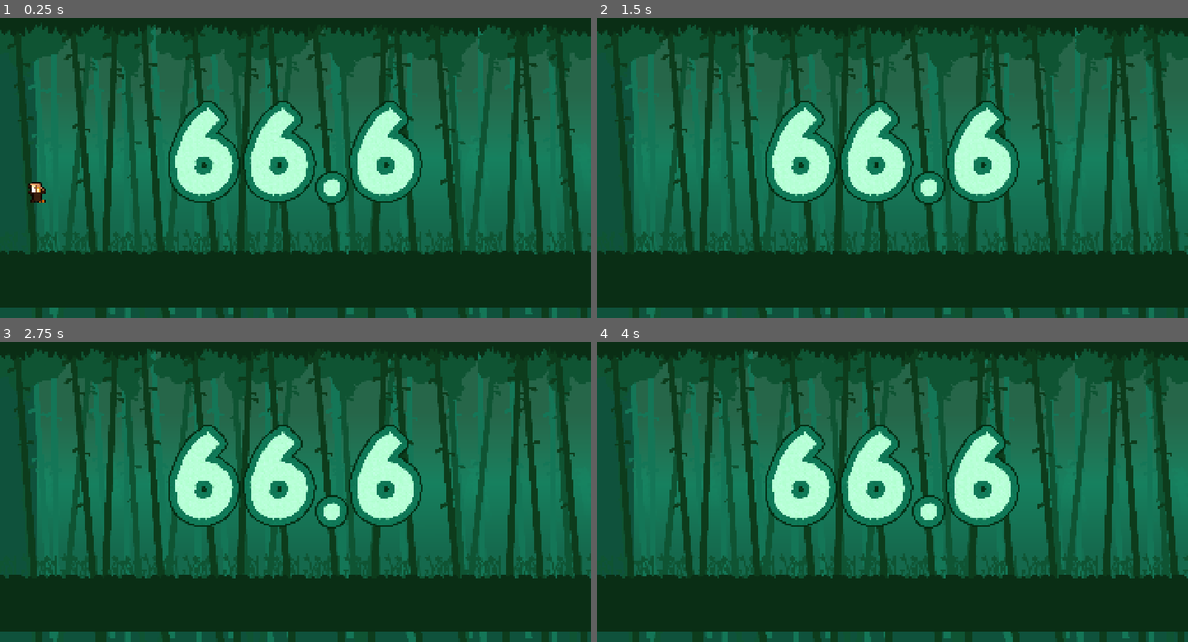
Above: before the commit, frames 1-4 (two rows, left to right).
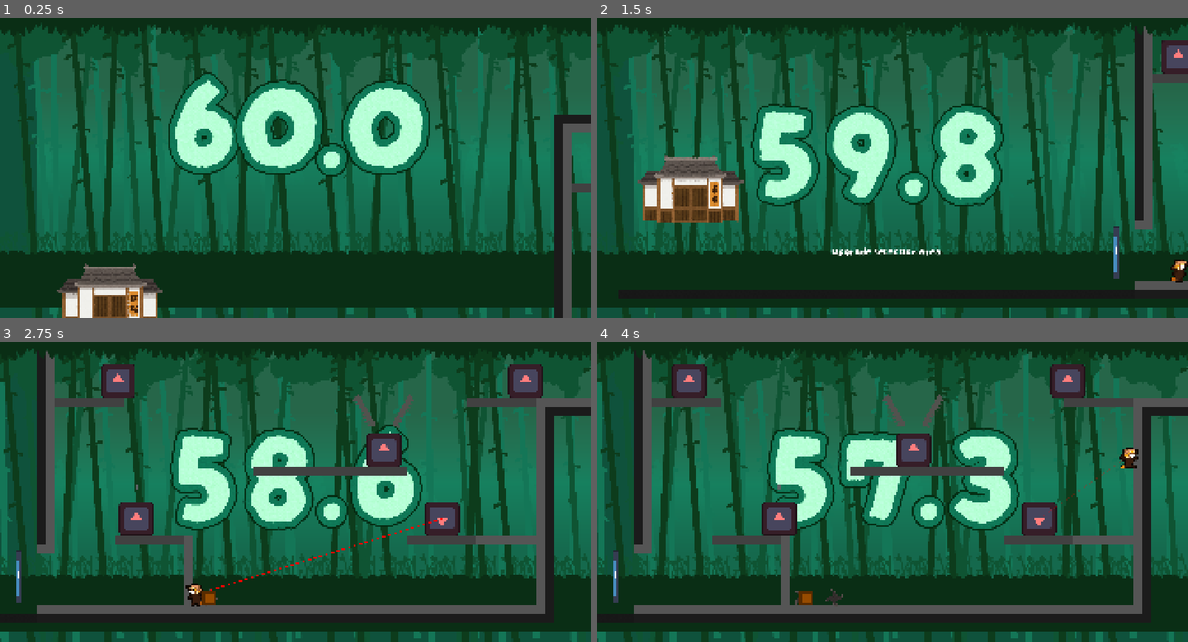
Above: after the commit, the same moments.

Repository: Tyrannicodin/GMTK-jam-2026
Game: Godot game, scene res://game/game.tscn
Same seed, same stepped clock (60 frames per second), same inputs: the game is played once before the commit and once after it. This scene is started directly instead of the project's main scene. The engine's default icon, where the game draws it, is replaced by a stand-in: a white triangle on a blue panel in a dark square.
Inputs (mouse positions are in pixels of both pictures, inside the frame that each line leads up to):
- Up to frame 1 (0.25 s): no input
- Up to frame 2 (1.5 s): move the mouse to (1022, 135) at 0.52 s; hold D (right) from 0.53 s (still down); tap C (dash) at 0.6 s; click (1022, 135) at 0.67 s; tap Space (jump) at 0.77 s; move the mouse to (774, 168) at 1.27 s; tap E (interact) at 1.35 s
- Up to frame 3 (2.75 s): tap Space (jump) at 1.52 s; move the mouse to (354, 402) at 2.02 s; release D (right) at 2.03 s; hold A (left) from 2.03 s (still down); tap Shift (special) at 2.1 s
- Up to frame 4 (4 s): move the mouse to (862, 543) at 2.77 s; release A (left) at 2.78 s; hold D (right) from 2.78 s (still down); tap C (dash) at 2.85 s; click (862, 543) at 2.92 s; tap Space (jump) at 3.02, 3.77 s; move the mouse to (1069, 525) at 3.52 s; tap E (interact) at 3.6 s

The runs differ from the first frame. In frame 1, 14% of the frame differs, in the area x 4-100%, y 17-100%; in frame 2, 35%; in frame 3, 37%; in frame 4, 39%, in the area x 0-100%, y 2-100%.
Error before the commit: Parse Error: Could not preload resource file "res://resources/rooms/first_room.tres". (res://game/game.gd:5)

Commit message:
fix everything

Diff:
--- a/resources/rooms/scenes/first_room.tscn
+++ b/resources/rooms/scenes/first_room.tscn
@@ -1,12 +1,21 @@
-[gd_scene format=3 uid="uid://bnfwloa1o1cfi"]
+[gd_scene format=4 uid="uid://bnfwloa1o1cfi"]
 
 [ext_resource type="Script" uid="uid://db5oj88umoqqg" path="res://resources/rooms/scenes/room.gd" id="1_mjqvx"]
+[ext_resource type="Texture2D" uid="uid://c2em72bc0dcc5" path="res://assets/rooms/parallax/ray_1.png" id="2_27pvr"]
 [ext_resource type="Shader" uid="uid://c6ysc441ibawa" path="res://shaders/paper_tiles.gdshader" id="2_mjqvx"]
+[ext_resource type="Texture2D" uid="uid://dyidcuvtcp3ks" path="res://assets/rooms/parallax/ray_2.png" id="3_27pvr"]
 [ext_resource type="Texture2D" uid="uid://b3h3vpdodqiso" path="res://assets/panda/irasu_paper.png" id="3_l3e3y"]
+[ext_resource type="Texture2D" uid="uid://dl7uo8mx06ir2" path="res://assets/rooms/parallax/bamboo_4.png" id="3_ta4ph"]
 [ext_resource type="TileSet" uid="uid://5bm0cxhfjd1" path="res://game/room_objects/room.tres" id="4_l3e3y"]
 [ext_resource type="PackedScene" uid="uid://bmmuknymvntxs" path="res://game/room_objects/border_door/border_door.tscn" id="4_mjqvx"]
+[ext_resource type="Texture2D" uid="uid://b5sphhgosysjc" path="res://assets/rooms/parallax/bamboo_5.png" id="5_1k8tw"]
 [ext_resource type="Texture2D" uid="uid://dh72q7418qyl0" path="res://assets/rooms/objects/building_doujou.png" id="6_16p70"]
+[ext_resource type="Texture2D" uid="uid://btkp501u4chmw" path="res://assets/rooms/parallax/bush.png" id="6_yf7oq"]
 [ext_resource type="FontFile" uid="uid://denhgdpgfquxd" path="res://assets/fonts/DarumadropOne-Regular.ttf" id="7_blyeq"]
+[ext_resource type="Texture2D" uid="uid://fcovptyfup6f" path="res://assets/rooms/parallax/bamboo_1.png" id="7_r8ytd"]
+[ext_resource type="Texture2D" uid="uid://b1ri6xxbfdwsu" path="res://assets/rooms/parallax/bamboo_2.png" id="8_smklu"]
+[ext_resource type="Texture2D" uid="uid://cgs18tp1docwg" path="res://assets/rooms/parallax/bamboo_3.png" id="9_mjpbl"]
+[ext_resource type="Texture2D" uid="uid://dsk3gpbyfj2ih" path="res://assets/rooms/parallax/bush_foreground.png" id="10_2gob5"]
 
 [sub_resource type="ShaderMaterial" id="ShaderMaterial_12vg5"]
 shader = ExtResource("2_mjqvx")
@@ -28,7 +37,6 @@
 offset_bottom = 2743.4434
 rotation = -1.5707964
 scale = Vector2(1, 1.1599997)
-texture = SubResource("GradientTexture1D_km8ha")
 
 [node name="BambooParallax6" type="Parallax2D" parent="." unique_id=780382247]
 visible = false
@@ -45,7 +53,7 @@
 offset_bottom = 1026.0
 rotation = -0.011017799
 scale = Vector2(0.9201523, 0.9201523)
-texture = ExtResource("4_yf7oq")
+texture = ExtResource("2_27pvr")
 metadata/_edit_use_anchors_ = true
 
 [node name="BambooParallax7" type="Parallax2D" parent="." unique_id=1717554451]
@@ -63,7 +71,7 @@
 offset_bottom = 1407.75
 rotation = -0.06752674
 scale = Vector2(0.9201523, 0.9201523)
-texture = ExtResource("4_yf7oq")
+texture = ExtResource("3_27pvr")
 metadata/_edit_use_anchors_ = true
 
 [node name="BambooParallax4" type="Parallax2D" parent="." unique_id=1735988165]
@@ -80,7 +88,7 @@
 offset_bottom = 1026.0
 rotation = 0.10570823
 scale = Vector2(0.9162259, 0.9162259)
-texture = ExtResource("5_27pvr")
+texture = ExtResource("3_ta4ph")
 metadata/_edit_use_anchors_ = true
 
 [node name="BambooParallax5" type="Parallax2D" parent="." unique_id=1738172832]
@@ -97,7 +105,7 @@
 offset_bottom = 1026.0
 rotation = -0.061760083
 scale = Vector2(0.9201523, 0.9201523)
-texture = ExtResource("3_1k8tw")
+texture = ExtResource("5_1k8tw")
 metadata/_edit_use_anchors_ = true
 
 [node name="BushParallax" type="Parallax2D" parent="." unique_id=1460312633]
@@ -112,7 +120,7 @@
 offset_top = 768.0
 offset_right = 190.75
 offset_bottom = 968.0
-texture = ExtResource("5_smklu")
+texture = ExtResource("6_yf7oq")
 
 [node name="BambooParallax" type="Parallax2D" parent="." unique_id=439598121]
 visible = false
@@ -126,7 +134,7 @@
 offset_right = 341.0
 offset_bottom = 1037.0
 rotation = 0.045433458
-texture = ExtResource("7_blyeq")
+texture = ExtResource("7_r8ytd")
 metadata/_edit_use_anchors_ = true
 
 [node name="BambooParallax2" type="Parallax2D" parent="." unique_id=1642684109]
@@ -142,7 +150,7 @@
 offset_right = 341.0
 offset_bottom = 1037.0
 rotation = -0.07775001
-texture = ExtResource("3_g1qnk")
+texture = ExtResource("8_smklu")
 metadata/_edit_use_anchors_ = true
 
 [node name="BambooParallax3" type="Parallax2D" parent="." unique_id=789410183]
@@ -157,7 +165,7 @@
 offset_right = 177.0
 offset_bottom = 1047.0
 rotation = -0.092010245
-texture = ExtResource("4_ta4ph")
+texture = ExtResource("9_mjpbl")
 metadata/_edit_use_anchors_ = true
 
 [node name="BushForegroundParallax2" type="Parallax2D" parent="." unique_id=2033699732]
@@ -172,7 +180,7 @@
 offset_top = 973.0
 offset_right = 243.0
 offset_bottom = 1185.0
-texture = ExtResource("8_r8ytd")
+texture = ExtResource("10_2gob5")
 
 [node name="TileMapLayer" type="TileMapLayer" parent="." unique_id=59463566]
 material = SubResource("ShaderMaterial_12vg5")
